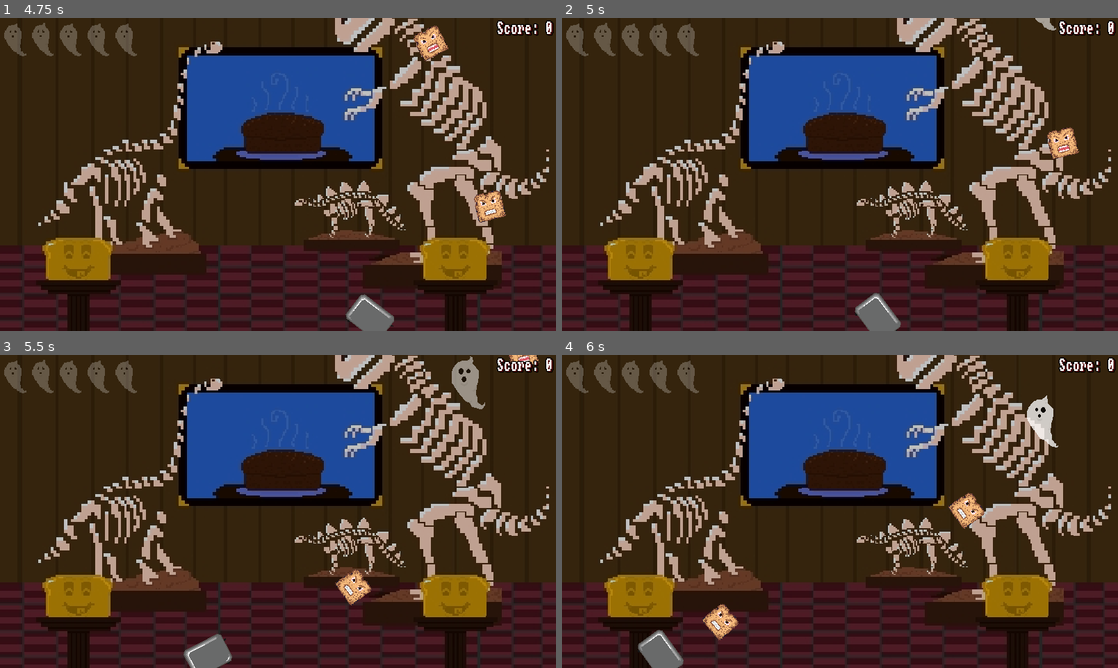
Above: before the commit, frames 1-4 (two rows, left to right).
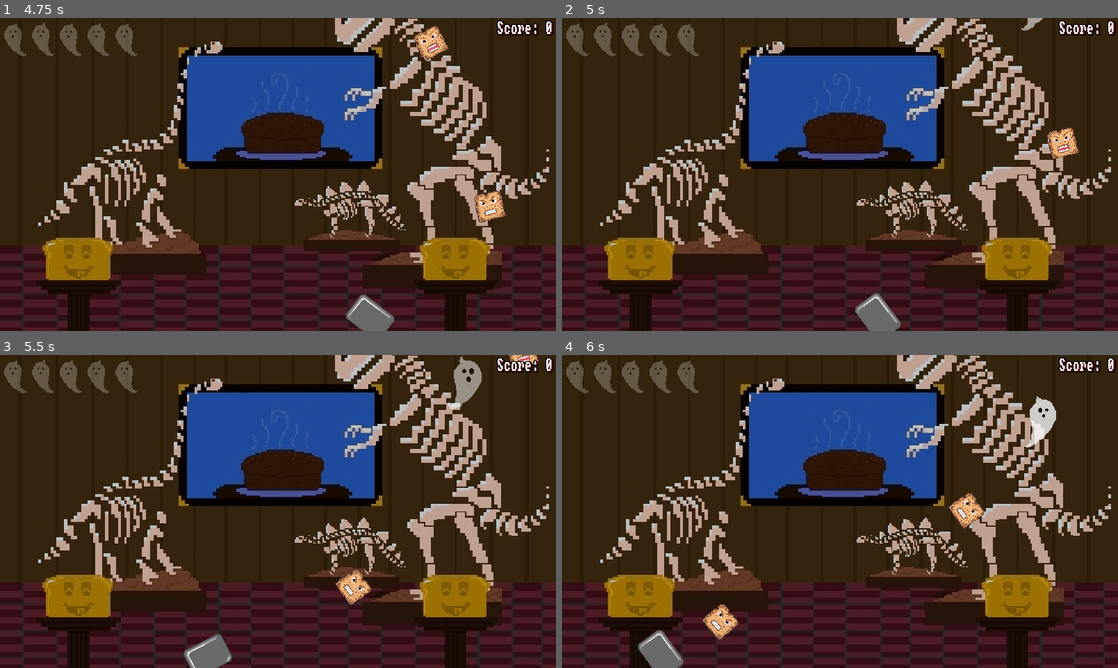
Above: after the commit, the same moments.

Repository: nisovin/GhostsHateToast
Game: Godot game, scene res://MainMenu.tscn
The game is run twice, just before and just after one commit, with the same random seed, the same clock (stepped at 60 frames per second) and the same inputs.
Inputs (mouse positions are in pixels of both pictures, inside the frame that each line leads up to):
- Up to frame 1 (4.75 s): click "Play" at 0.5 s; tap Enter at 1.25 s; move the mouse to (400, 158) at 1.27 s; hold D (move_right) 1.28-2.03 s; hold Space (fire) 1.28-2.03 s; move the mouse to (166, 190) at 2.02 s; hold A (move_left) 2.03-2.78 s; tap Z at 2.1, 3.6 s; move the mouse to (333, 105) at 2.77 s; hold Space (fire) 2.78-3.53 s; hold D (move_right) 2.78-4.28 s; move the mouse to (250, 237) at 3.52 s; move the mouse to (444, 221) at 4.27 s; hold A (move_left) from 4.28 s (still down); hold Space (fire) from 4.28 s (still down)
- Up to frame 2 (5 s): keep holding A (move_left); keep holding Space (fire)
- Up to frame 3 (5.5 s): keep holding A (move_left); move the mouse to (111, 464) at 5.02 s; release Space (fire) at 5.03 s; tap Z at 5.1 s
- Up to frame 4 (6 s): keep holding A (move_left); move the mouse to (867, 511) at 5.77 s; hold Space (fire) from 5.78 s (still down)

Frame 1 is identical in both runs. In frame 2, 0.1% of the frame differs, in the area x 82-89%, y 0-4%; in frame 3, 0.3%, in the area x 80-88%, y 0-18%; in frame 4, 0.3%.

Commit message:
More updates

Diff:
--- a/project/Bread.gd
+++ b/project/Bread.gd
@@ -22,7 +22,7 @@
 
 func set_splitter():
 	splitter = true
-	modulate = Color.cyan
+	modulate = Color.mediumpurple
 
 func set_dense():
 	damage *= 2
--- a/project/G.gd
+++ b/project/G.gd
@@ -55,10 +55,12 @@
 	"SANDWICH", # two_slot
 	"CREAMCHEESE", # bagels
 	"GLUTEN", # side launchers
+	"DEATHDOUSPART", # splitter
 	"FULLLOAF", # four_slot + rapid_fire
 	"CROSSOVER", # kill all ghosts
 	"GRAVEYARD", # spawn lots of ghosts
 	"GODOFBREAD", # all powerups
+	"PANDEMUERTO", # all powerups, lots of ghosts
 ]
 
 const ghost_database = [
@@ -115,7 +117,6 @@
 		"mult": 2.0,
 		"hp": 15,
 		"speed": 140,
-		"drop": 0.05,
 		"hurt_sounds": ["hurt4"],
 		"death_sounds": ["die1"]
 	},
@@ -135,7 +136,7 @@
 	{ # boss ghost
 		"sprite": 2,
 		"weight": 10,
-		"after": 15,
+		"after": 20,
 		"cd": 15,
 		"mult": 3,
 		"hp": 60,
@@ -156,5 +157,18 @@
 		"drop": 1.5,
 		"hurt_sounds": ["hurt5"],
 		"death_sounds": ["die3"]
+	},
+	{ # super beefy boss ghost
+		"sprite": 2,
+		"tint": Color.darkred,
+		"weight": 3,
+		"after": 150,
+		"cd": 75,
+		"mult": 6,
+		"hp": 300,
+		"speed": 30,
+		"drop": 2,
+		"hurt_sounds": ["hurt5"],
+		"death_sounds": ["die3"]
 	}
 ]
--- a/project/Ghost.gd
+++ b/project/Ghost.gd
@@ -5,6 +5,7 @@
 var data
 var node
 var health = 1
+var speed = 0
 var immune = 0
 var gone = false
 
@@ -15,6 +16,7 @@
 	data = random_ghost(count)
 
 	health = data.hp * health_mult
+	speed = data.speed * rand_range(0.9, 1.1)
 
 	node = $Entity.get_child(data.sprite)
 	for child in $Entity.get_children():
@@ -53,7 +55,7 @@
 	return null
 
 func _process(delta):
-	offset += data.speed * delta
+	offset += speed * delta
 	if immune > 0:
 		immune -= delta
 
@@ -69,6 +71,7 @@
 
 func kill(bread = null):
 	if gone: return
+	gone = true
 	call_deferred("disable")
 	play_random_sound(data.death_sounds)
 	if randf() < 0.3:
@@ -80,18 +83,20 @@
 	queue_free()
 
 func escape():
+	if gone: return
+	gone = true
 	call_deferred("disable")
 	animator.play("escape")
 	yield(animator, "animation_finished")
 	queue_free()
 
 func disable():
-	if gone: return
-	gone = true
 	$Entity.collision_layer = 0
 	$Entity.collision_mask = 0
 	node.disabled = true
-	node.get_node("Trigger").queue_free()
+	var trigger = node.get_node_or_null("Trigger")
+	if trigger:
+		trigger.queue_free()
 
 func play_random_sound(array):
 	if array.size() > 0:
--- a/project/Level.gd
+++ b/project/Level.gd
@@ -48,7 +48,7 @@
 	$SpawnTimer.start(rand_range(interval * 0.7, interval * 1.2))
 
 func _on_DifficultyTimer_timeout():
-	ghost_health_multiplier + 0.25
+	ghost_health_multiplier += 0.1
 
 func _on_ghost_die(ghost, bread):
 	if gameover: return
@@ -60,18 +60,24 @@
 	score += points
 	score_label.text = "Score: " + str(round(score))
 
-	if bread != null and not bread.free_kill and interval > 1:
-		interval -= 0.2 * mult
-		if interval < 1:
-			interval = 1
+	if bread != null and not bread.free_kill and interval > 0.75:
+		if interval > 1.5:
+			interval -= 0.2 * mult
+		else:
+			interval -= 0.1 * mult
+		if interval < 0.75:
+			interval = 0.75
 
 	if ghost.data.has("drop"):
 		var drops = int(floor(ghost.data.drop))
 		var chance = ghost.data.drop - drops
 		if randf() < chance:
 			drops += 1
-		if drops > 0:
+		if drops == 1:
 			spawn_powerup(ghost.position)
+		elif drops == 2:
+			spawn_powerup(ghost.position - Vector2(10, 0))
+			spawn_powerup(ghost.position + Vector2(10, 0))
 
 func spawn_powerup(position):
 	var powerup = G.Powerup.instance()
@@ -87,7 +93,7 @@
 
 func escaped_ghost():
 	escaping = true
-	interval = clamp(interval * 2, 2.5, max(4, interval))
+	interval = clamp(interval * 2, 2.5, 4)
 	$EscapeAudio.play()
 
 	if escaped < 5:
@@ -158,6 +164,9 @@
 	activate_powerup_by_name("four_slot")
 	activate_powerup_by_name("rapid_fire")
 
+func cheat_deathdouspart():
+	activate_powerup_by_name("splitter")
+
 func cheat_crossover():
 	for path in $GhostPaths.get_children():
 		for ghost in path.get_children():
@@ -170,6 +179,10 @@
 	for p in G.powerup_database:
 		player.collect(p)
 
+func cheat_pandemuerto():
+	cheat_godofbread()
+	interval = 0.4
+
 func activate_powerup_by_name(name):
 	for p in G.powerup_database:
 		if p.id == name:
--- a/project/Level.tscn
+++ b/project/Level.tscn
@@ -91,7 +91,7 @@
 one_shot = true
 
 [node name="DifficultyTimer" type="Timer" parent="."]
-wait_time = 60.0
+wait_time = 45.0
 autostart = true
 
 [node name="DeathZone" type="Area2D" parent="." groups=[
@@ -102,7 +102,7 @@
 collision_mask = 16
 
 [node name="CollisionShape2D" type="CollisionShape2D" parent="DeathZone"]
-position = Vector2( -176.253, -234.781 )
+position = Vector2( -176.783, -229.484 )
 shape = SubResource( 5 )
 
 [node name="AudioStreamPlayer" type="AudioStreamPlayer" parent="."]
--- a/project/Player.tscn
+++ b/project/Player.tscn
@@ -8,35 +8,35 @@
 atlas = ExtResource( 2 )
 region = Rect2( 0, 0, 60, 60 )
 
+[sub_resource type="AtlasTexture" id=2]
+atlas = ExtResource( 2 )
+region = Rect2( 0, 0, 60, 60 )
+
 [sub_resource type="AtlasTexture" id=3]
 atlas = ExtResource( 2 )
-region = Rect2( 0, 0, 60, 60 )
+region = Rect2( 60, 0, 60, 60 )
 
 [sub_resource type="AtlasTexture" id=4]
 atlas = ExtResource( 2 )
-region = Rect2( 60, 0, 60, 60 )
-
-[sub_resource type="AtlasTexture" id=5]
-atlas = ExtResource( 2 )
 region = Rect2( 120, 0, 60, 60 )
 
-[sub_resource type="SpriteFrames" id=2]
+[sub_resource type="SpriteFrames" id=5]
 animations = [ {
 "frames": [ SubResource( 1 ) ],
 "loop": true,
 "name": "default",
 "speed": 5.0
 }, {
-"frames": [ SubResource( 3 ), SubResource( 4 ), SubResource( 5 ) ],
+"frames": [ SubResource( 2 ), SubResource( 3 ), SubResource( 4 ) ],
 "loop": false,
 "name": "fire",
 "speed": 20.0
 } ]
 
 [sub_resource type="RectangleShape2D" id=6]
-extents = Vector2( 62.8854, 38.6968 )
-
-[sub_resource type="Animation" id=8]
+extents = Vector2( 81.2362, 38.6968 )
+
+[sub_resource type="Animation" id=7]
 resource_name = "triple_hide"
 tracks/0/type = "value"
 tracks/0/path = NodePath("Toaster2:visible")
@@ -111,8 +111,7 @@
 "values": [ Vector2( 1, 1 ), Vector2( 0.2, 0.2 ) ]
 }
 
-[sub_resource type="Animation" id=7]
-resource_name = "triple_show"
+[sub_resource type="Animation" id=8]
 length = 0.1
 tracks/0/type = "value"
 tracks/0/path = NodePath("Toaster2:visible")
@@ -233,5 +232,5 @@
 [node name="Tween" type="Tween" parent="."]
 
 [node name="TripleAnimationPlayer" type="AnimationPlayer" parent="."]
-anims/triple_hide = SubResource( 8 )
-anims/triple_show = SubResource( 7 )
+anims/triple_hide = SubResource( 7 )
+anims/triple_show = SubResource( 8 )
--- a/project/Powerup.gd
+++ b/project/Powerup.gd
@@ -7,6 +7,7 @@
 func init(player_has):
 	type = get_random_type(player_has)
 	rot_speed = rand_range(-3, 3)
+	print(rot_speed)
 
 func get_random_type(player_has):
 	var total = 0
@@ -27,6 +28,7 @@
 	return null
 
 func _process(delta):
+	if gone: return
 	position.y += 75 * delta
 	rotation += rot_speed * delta
 
@@ -34,10 +36,13 @@
 	if gone: return
 	gone = true
 	if area.is_in_group("deathzone"):
-		queue_free()
+		$Tween.interpolate_property(self, "global_position", global_position, global_position + Vector2(0, 50), 0.25, Tween.TRANS_QUAD, Tween.EASE_IN)
+		$Tween.interpolate_property(self, "modulate", Color.white, Color.transparent, 0.25)
 	else:
 		area.owner.collect(type)
-		$Polygon2D.hide()
 		$CollectSound.play()
-		yield(get_tree().create_timer(0.5), "timeout")
-		queue_free()
+		$Tween.interpolate_property(self, "global_position", global_position, area.global_position, 0.25, Tween.TRANS_QUAD, Tween.EASE_IN)
+		$Tween.interpolate_property(self, "modulate", Color.white, Color.transparent, 0.25)
+	$Tween.start()
+	yield(get_tree().create_timer(0.5), "timeout")
+	queue_free()
--- a/project/Powerup.tscn
+++ b/project/Powerup.tscn
@@ -25,4 +25,6 @@
 
 [node name="CollectSound" type="AudioStreamPlayer" parent="."]
 stream = ExtResource( 3 )
+
+[node name="Tween" type="Tween" parent="."]
 [connection signal="area_entered" from="." to="." method="_on_Powerup_area_entered"]
Not shown: 3 places in project/Player.tscn that only renumber resources
